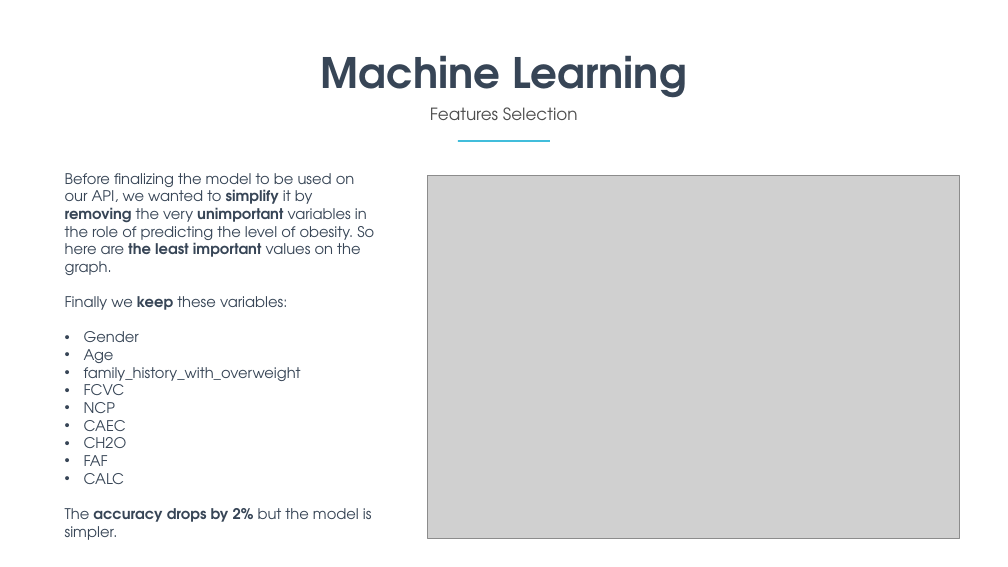
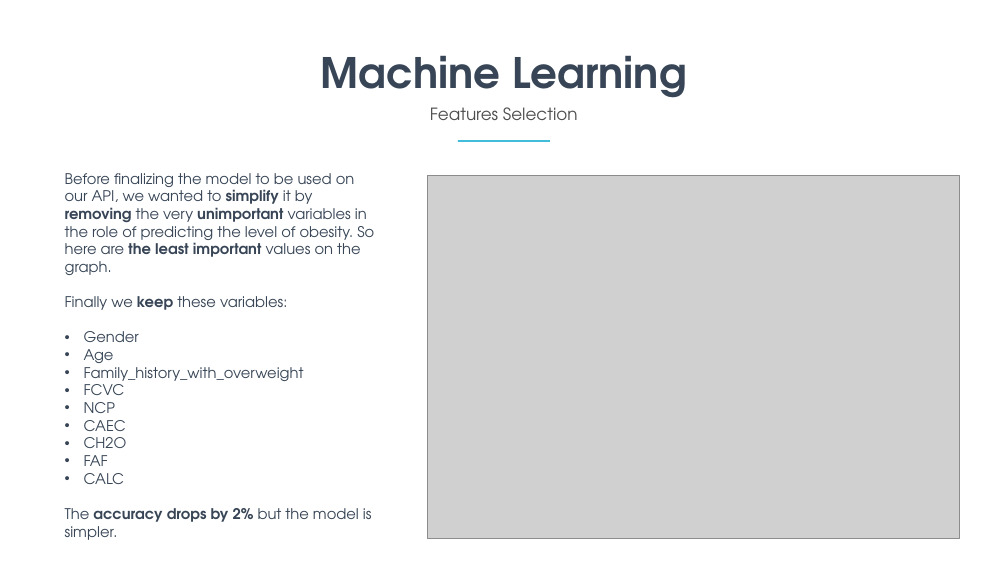
Before and after one commit to Aursen/ObesityAnalysis, a slide deck: slide 18 of Report.pptx. Drawn at 1008x567 pixels with LibreOffice and Linux fonts; fonts in the diff are those of the drawing; grey boxes stand for pictures. Boxes give left, top, right and bottom in pixels: in the first picture for what was removed or moved away, otherwise in the second. Text is boxed around its words. In the diff, an @@ line names an element or a change of style, - is before the commit and + after.

```diff
--- a/Report.pptx
+++ b/Report.pptx
@@ text at (x1=84, y1=362, x2=304, y2=385): text changed @@
-• family_history_with_overweight
+• Family_history_with_overweight
```
Also in this commit, not shown: 2 other slides changed.
